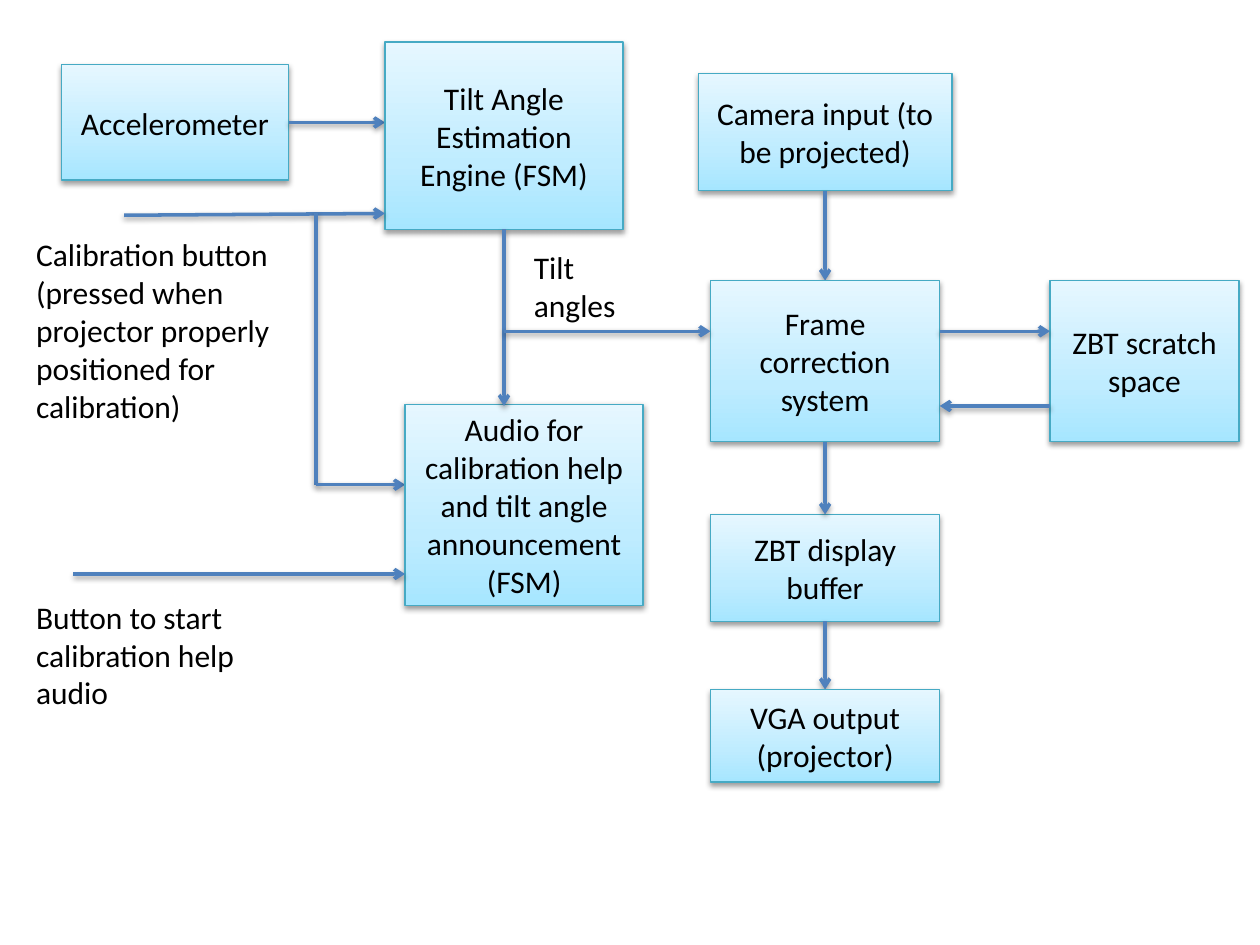
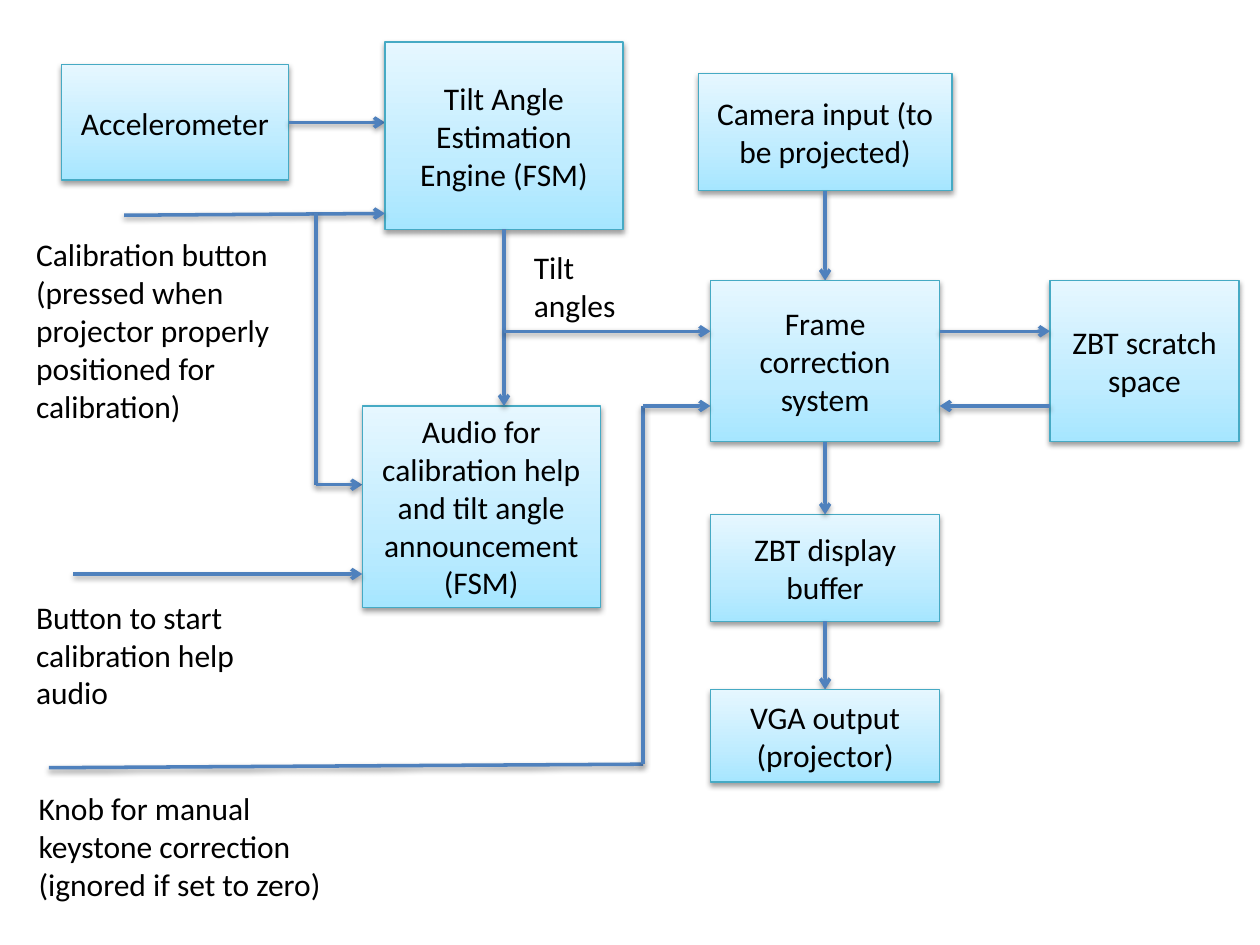
Before and after one commit to gajjanag/6111_Project, a slide deck: slide 1 of doc/proj_proposal/img/block_diag.pptx. Drawn at 1260x945 pixels with LibreOffice and Linux fonts; fonts in the diff are those of the drawing. Boxes give left, top, right and bottom in pixels: in the first picture for what was removed or moved away, otherwise in the second. Text is boxed around its words. In the diff, an @@ line names an element or a change of style, - is before the commit and + after.

Commit message:
presentation initial work

```diff
--- a/doc/proj_proposal/img/block_diag.pptx
+++ b/doc/proj_proposal/img/block_diag.pptx
@@ rectangle "Audio for calibration help and ...": place and size @@
-rectangle "Audio for calibration help and ..." at [406,404,644,606]
+rectangle "Audio for calibration help and ..." at [363,406,601,607]
@@ line added from (643, 765) to (643, 406), #4F81BD 2 pt @@
@@ arrow added from (643, 406) to (711, 406), #4F81BD 2 pt @@
@@ arrow moved from (316, 485) - (406, 485) to (316, 485) - (363, 485) @@
@@ arrow moved from (73, 575) - (406, 575) to (73, 575) - (363, 575) @@
@@ line added from (49, 767) to (643, 765), #4F81BD 2 pt @@
@@ text added at [39,798,320,902], 18 pt, text #000000 @@
+Knob for manual keystone correction (ignored if set to zero)
```
Also in this commit, not shown: 2 other files.
